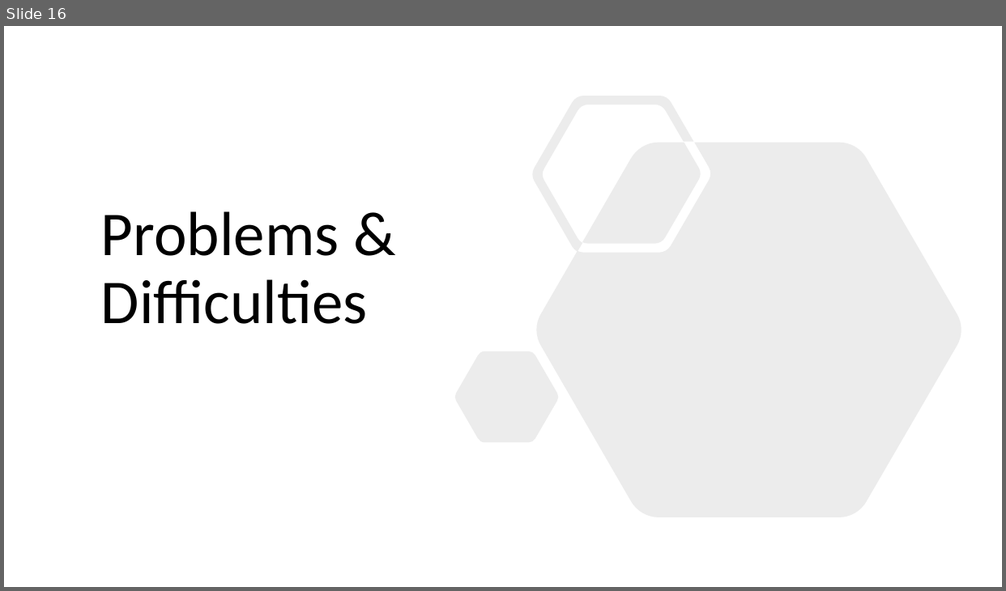
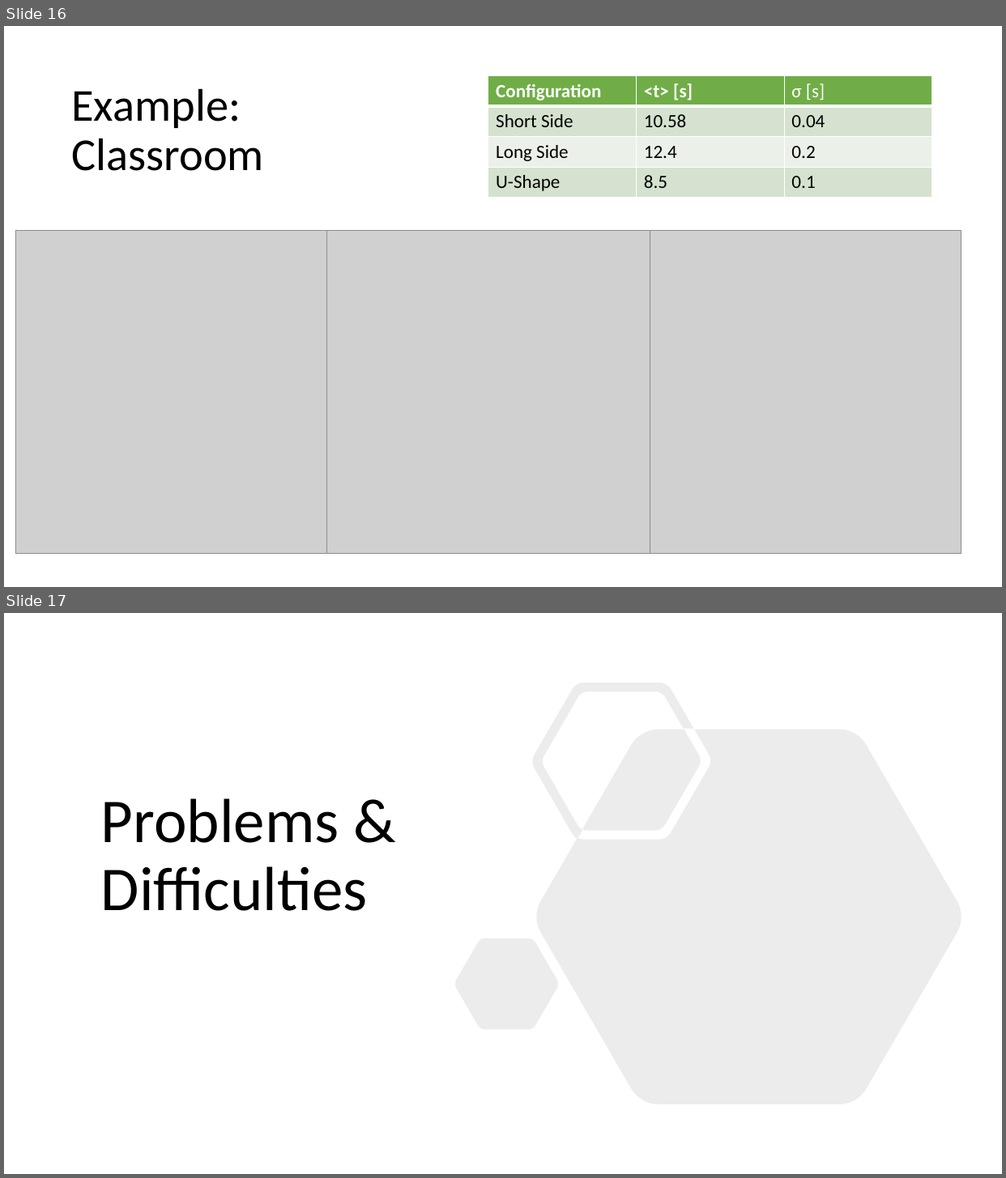
Before and after one commit to LorenzoFioroni/Modeling-pedestrian-flow-in-a-crowded-building, a slide deck: presentation/Modeling Pedestrian Flow in a Crowded Building.pptx. Shown one above the other, each under a label of ours: slide 16 before the commit, slides 16 and 17 after it. The pictures are 1006x591 and 1006x1178 pixels, drawn with LibreOffice and Linux fonts; fonts in the diff are those of the drawing; grey boxes stand for pictures. Boxes give left, top, right and bottom in pixels: in the first picture for what was removed or moved away, otherwise in the second. Text is boxed around its words. In the diff, an @@ line names an element or a change of style, - is before the commit and + after.

Commit message:
table in classroom example added

```diff
--- a/presentation/Modeling Pedestrian Flow in a Crowded Building.pptx
+++ b/presentation/Modeling Pedestrian Flow in a Crowded Building.pptx
@@ slide 16 added at bbox=[4, 26, 1002, 587], background #FFFFFF @@
@@ title added at bbox=[71, 88, 264, 171], 44 pt, text #000000 @@
+Example:
+Classroom
@@ table added at bbox=[488, 76, 933, 198], 4 rows, 3 columns @@
+Configuration | <t> [s] | σ [s]
+Short Side | 10.58 | 0.04
+Long Side | 12.4 | 0.2
+U-Shape | 8.5 | 0.1
@@ picture added at bbox=[16, 230, 339, 554] @@
@@ picture added at bbox=[326, 230, 650, 554] @@
@@ picture added at bbox=[637, 230, 961, 554] @@
@@ what was slide 16 is now slide 17 @@
```
